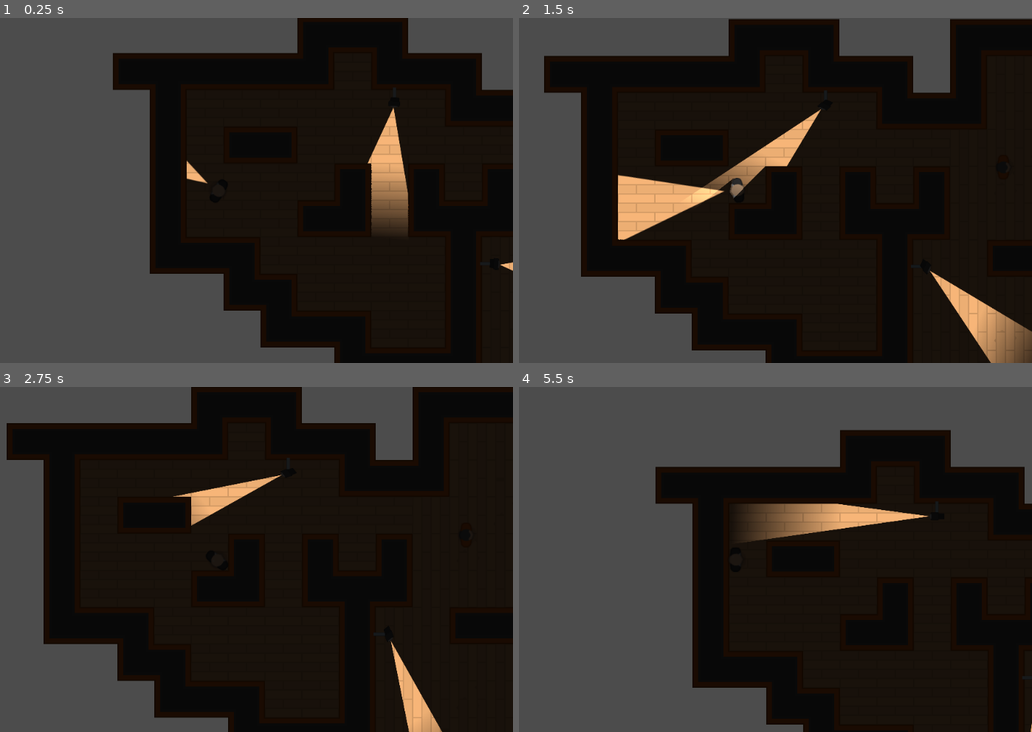
Above: before the commit, frames 1-4 (two rows, left to right).
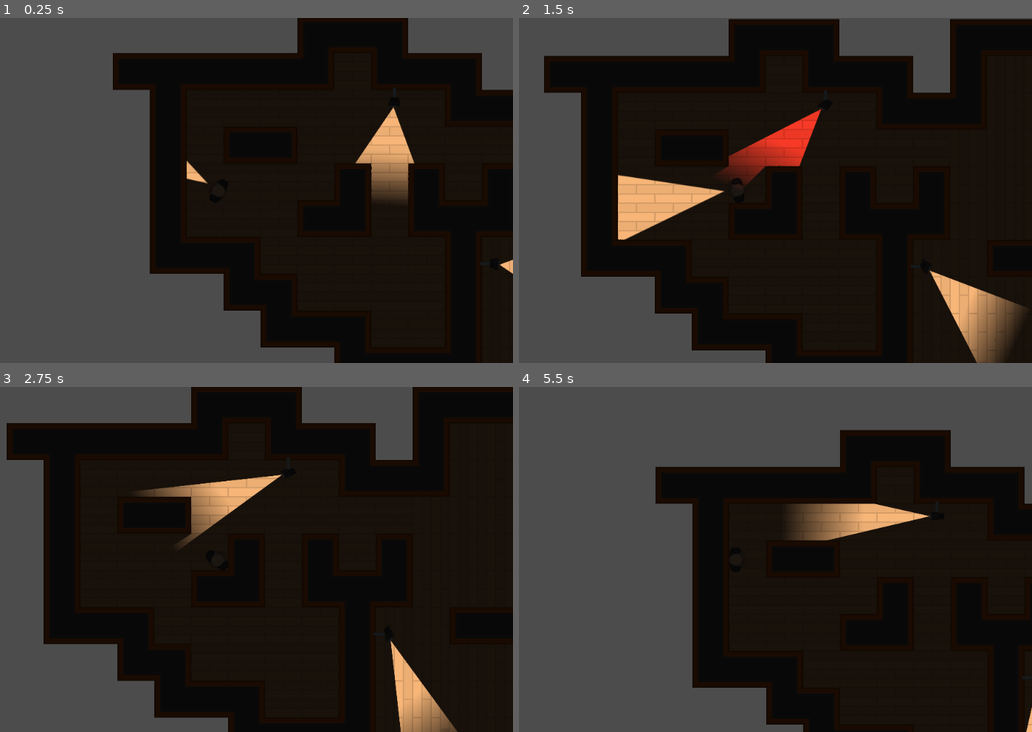
Above: after the commit, the same moments.

Repository: Majimo/TopDownThief
Game: Godot game, scene res://Scenes/TemplateLevel.tscn
The game is run twice, just before and just after one commit, with the same random seed, the same clock (stepped at 60 frames per second) and the same inputs.
Inputs (mouse positions are in pixels of both pictures, inside the frame that each line leads up to):
- Up to frame 1 (0.25 s): no input
- Up to frame 2 (1.5 s): move the mouse to (867, 173) at 0.52 s; hold D (move_right) 0.53-1.28 s; tap Space (switch_light) at 0.6, 1.35 s; move the mouse to (616, 207) at 1.27 s; hold S (move_down) from 1.28 s (still down)
- Up to frame 3 (2.75 s): move the mouse to (277, 483) at 2.02 s; release S (move_down) at 2.03 s; hold D (move_right) from 2.03 s (still down); tap Space (switch_light) at 2.1 s
- Up to frame 4 (5.5 s): move the mouse to (708, 628) at 2.77 s; release D (move_right) at 2.78 s; hold Z (move_up) 2.78-3.53 s; tap Space (switch_light) every 0.75 s from 2.85 to 5.1 s; move the mouse to (914, 611) at 3.52 s; hold Q (move_left) 3.53-5.03 s; move the mouse to (560, 507) at 4.27 s; move the mouse to (765, 559) at 5.02 s; hold S (move_down) from 5.03 s (still down)

The runs differ from the first frame. In frame 1, 2.0% of the frame differs, in the area x 69-100%, y 25-75%; in frame 2, 4.5%, in the area x 33-100%, y 26-100%; in frame 3, 2.4%; in frame 4, 2.6%.

Commit message:
feature(player-detection): Cameras can detect player

Diff:
--- a/Scenes/Camera.tscn
+++ b/Scenes/Camera.tscn
@@ -1,8 +1,9 @@
-[gd_scene load_steps=6 format=2]
+[gd_scene load_steps=7 format=2]
 
 [ext_resource path="res://Assets/GFX/PNG/Tiles/tile_463.png" type="Texture" id=1]
-[ext_resource path="res://Assets/GFX/PNG/Tiles/tile_536.png" type="Texture" id=2]
-[ext_resource path="res://Scenes/Torch.tscn" type="PackedScene" id=3]
+[ext_resource path="res://Scripts/PlayerDetection.gd" type="Script" id=2]
+[ext_resource path="res://Assets/GFX/PNG/Tiles/tile_536.png" type="Texture" id=3]
+[ext_resource path="res://Scenes/Torch.tscn" type="PackedScene" id=4]
 
 [sub_resource type="RectangleShape2D" id=1]
 
@@ -25,8 +26,11 @@
 
 [node name="Camera" type="Node2D"]
 scale = Vector2( 0.5, 0.75 )
+__meta__ = {
+"_edit_horizontal_guides_": [  ]
+}
 
-[node name="ArmSprit" type="Sprite" parent="."]
+[node name="ArmSprite" type="Sprite" parent="."]
 scale = Vector2( 1, 0.5 )
 texture = ExtResource( 1 )
 
@@ -34,17 +38,21 @@
 position = Vector2( 19.7539, 0 )
 rotation = 1.56889
 scale = Vector2( 0.75, 0.5 )
+collision_layer = 4
+collision_mask = 3
+script = ExtResource( 2 )
 
 [node name="Sprite" type="Sprite" parent="CameraBody"]
 rotation = 1.5708
-texture = ExtResource( 2 )
+texture = ExtResource( 3 )
 
 [node name="CollisionShape2D" type="CollisionShape2D" parent="CameraBody"]
 visible = false
 shape = SubResource( 1 )
 
-[node name="Torch" parent="CameraBody" instance=ExtResource( 3 )]
-position = Vector2( 17.8627, -0.0806274 )
+[node name="Torch" parent="CameraBody" instance=ExtResource( 4 )]
+position = Vector2( 18, 0 )
+scale = Vector2( 0.75, 1.25 )
 offset = Vector2( 320, 0 )
 
 [node name="AnimationPlayer" type="AnimationPlayer" parent="CameraBody"]
--- a/Scenes/Player.tscn
+++ b/Scenes/Player.tscn
@@ -6,6 +6,7 @@
 [ext_resource path="res://Scenes/Torch.tscn" type="PackedScene" id=4]
 
 [node name="Player" instance=ExtResource( 1 )]
+collision_mask = 6
 script = ExtResource( 2 )
 
 [node name="Sprite" parent="." index="0"]
--- a/Scenes/TemplateLevel.tscn
+++ b/Scenes/TemplateLevel.tscn
@@ -1,15 +1,16 @@
-[gd_scene load_steps=5 format=2]
+[gd_scene load_steps=4 format=2]
 
 [ext_resource path="res://Tiles/Tiles.tres" type="TileSet" id=1]
 [ext_resource path="res://Scenes/Player.tscn" type="PackedScene" id=2]
-[ext_resource path="res://Scenes/TemplateCharacter.tscn" type="PackedScene" id=3]
-[ext_resource path="res://Scenes/Camera.tscn" type="PackedScene" id=4]
+[ext_resource path="res://Scenes/Camera.tscn" type="PackedScene" id=3]
 
 [node name="TemplateLevel" type="Node2D"]
 
 [node name="TileMap" type="TileMap" parent="."]
 position = Vector2( 1, 0 )
 tile_set = ExtResource( 1 )
+collision_layer = 2
+collision_mask = 5
 format = 1
 tile_data = PoolIntArray( 7, 1, 0, 8, 1, 2, 9, 1, 1, 13, 1, 0, 14, 1, 2, 15, 1, 2, 16, 1, 2, 17, 1, 2, 18, 1, 1, 65538, …(2112 unchanged characters)…
 
@@ -19,14 +20,11 @@
 [node name="CanvasModulate" type="CanvasModulate" parent="."]
 color = Color( 0.113725, 0.109804, 0.109804, 1 )
 
-[node name="TemplateCharacter" parent="." instance=ExtResource( 3 )]
-position = Vector2( 927.368, 257.895 )
-
 [node name="Cameras" type="Node2D" parent="."]
 
-[node name="Camera" parent="Cameras" instance=ExtResource( 4 )]
+[node name="Camera" parent="Cameras" instance=ExtResource( 3 )]
 position = Vector2( 781.052, 430.526 )
 
-[node name="Camera2" parent="Cameras" instance=ExtResource( 4 )]
+[node name="Camera2" parent="Cameras" instance=ExtResource( 3 )]
 position = Vector2( 617.016, 140.132 )
 rotation = 1.5708
--- a/Scenes/Torch.tscn
+++ b/Scenes/Torch.tscn
@@ -6,3 +6,7 @@
 texture = ExtResource( 1 )
 shadow_enabled = true
 shadow_color = Color( 0.0862745, 0.0823529, 0.0823529, 0 )
+__meta__ = {
+"_edit_horizontal_guides_": [  ],
+"_edit_vertical_guides_": [  ]
+}
--- /dev/null
+++ b/Scripts/PlayerDetection.gd
@@ -0,0 +1,45 @@
+extends "res://Scripts/TemplateCharacter.gd"
+
+const FOV_TOLERANCE = 20
+const MAX_DETECTION_RANGE = 240
+
+const RED = Color(1,0.25,0.25)
+const WHITE = Color(1,1,1)
+
+var Player
+
+func _ready():
+	Player = get_node("/root").find_node("Player", true, false)
+
+
+func _process(delta):
+	if Player_in_FOV() and Player_in_LOS():
+		$Torch.color = RED
+	else:
+		$Torch.color = WHITE
+
+
+func Player_in_FOV():
+	var npc_facing_direction = Vector2(1,0).rotated(global_rotation)
+	var direction_to_Player = (Player.position - global_position).normalized()
+
+	if abs(direction_to_Player.angle_to(npc_facing_direction)) < deg2rad(FOV_TOLERANCE):
+		return true
+	else:
+		return false
+
+
+func Player_in_LOS():
+	var space = get_world_2d().direct_space_state
+	var LOS_obstacle = space.intersect_ray(global_position, Player.global_position, [self], collision_mask)
+
+	if not LOS_obstacle:
+		return false
+
+	var distance_to_player = Player.global_position.distance_to(global_position)
+	var Player_in_range = distance_to_player < MAX_DETECTION_RANGE
+
+	if LOS_obstacle.collider == Player and Player_in_range:
+		return true
+	else:
+		return false
--- a/project.godot
+++ b/project.godot
@@ -48,6 +48,12 @@
  ]
 }
 
+[layer_names]
+
+2d_physics/layer_1="Player"
+2d_physics/layer_2="TileMap"
+2d_physics/layer_3="NPC"
+
 [rendering]
 
 environment/default_environment="res://default_env.tres"
